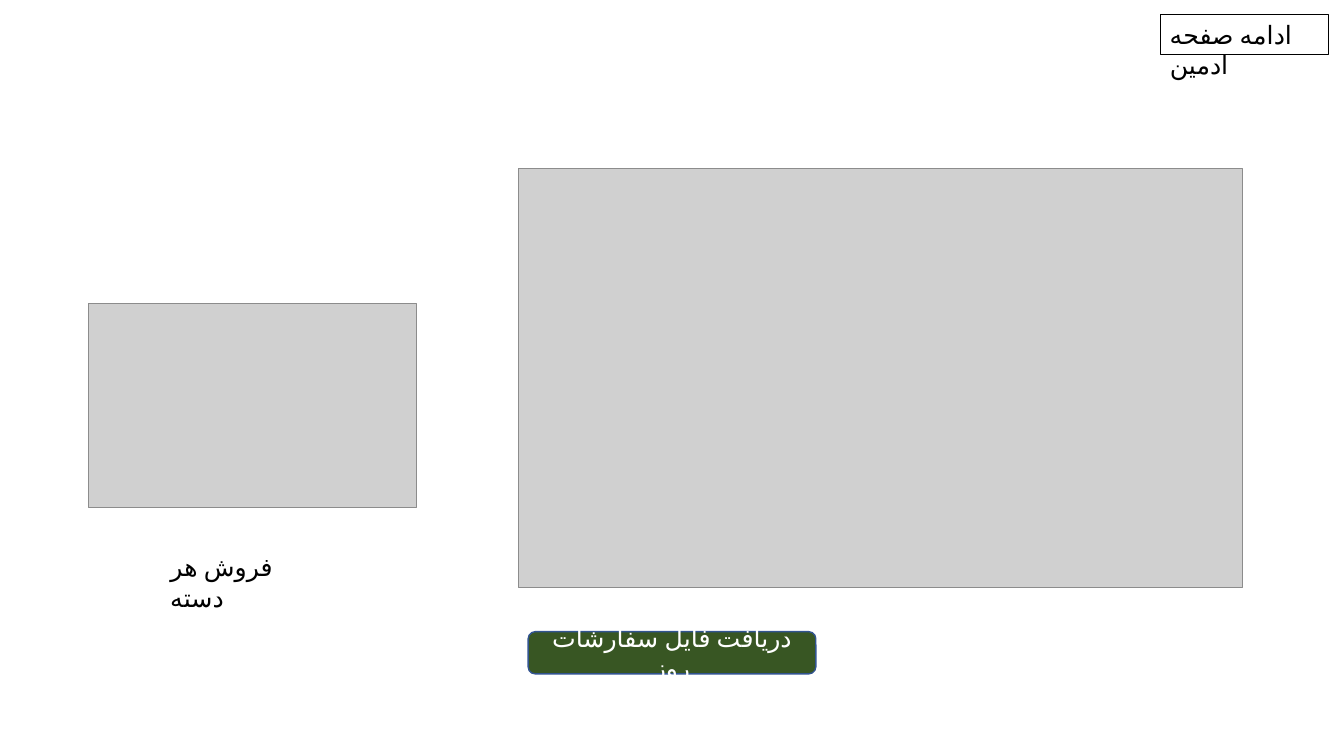
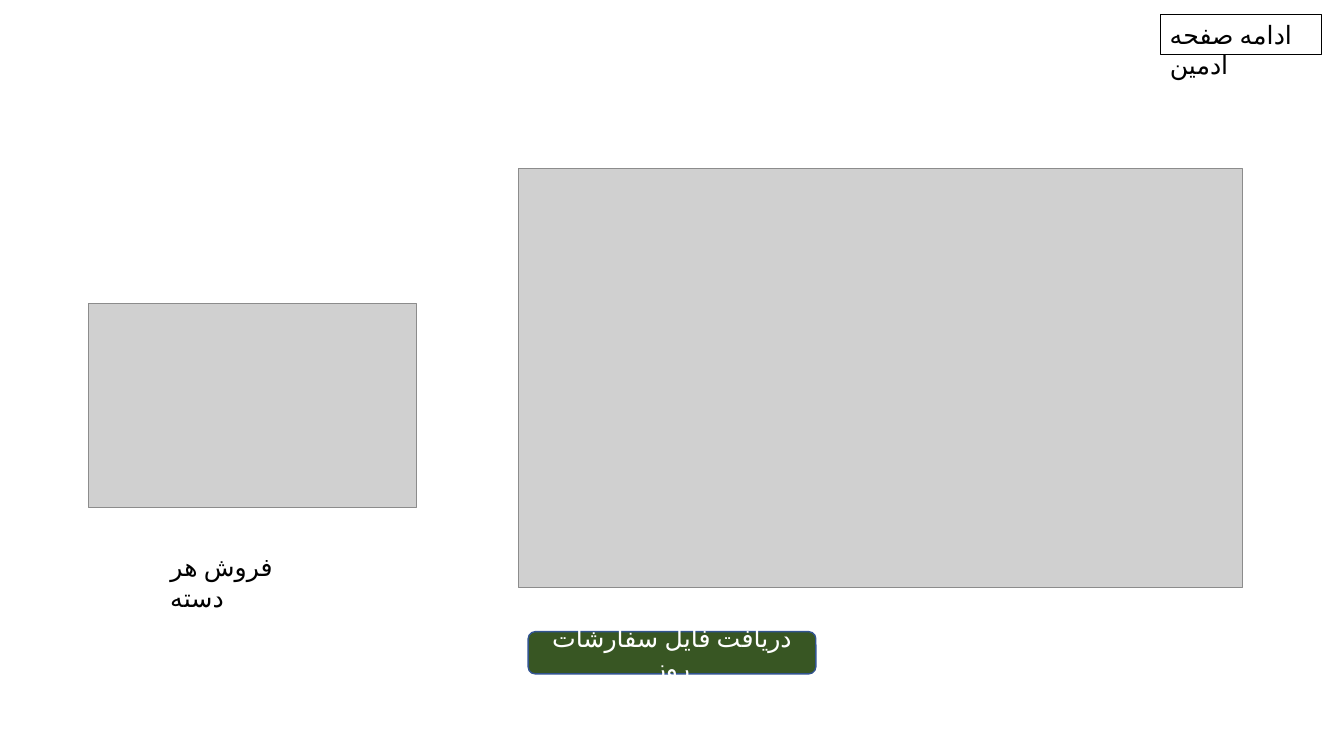
Before and after one commit to FatemehRahmanzadeh/Book_store_Persian_rtl, a slide deck: slide 6 of preview.pptx. Drawn at 1344x756 pixels with LibreOffice and Linux fonts; fonts in the diff are those of the drawing; grey boxes stand for pictures. Boxes give left, top, right and bottom in pixels: in the first picture for what was removed or moved away, otherwise in the second. Text is boxed around its words. In the diff, an @@ line names an element or a change of style, - is before the commit and + after.

```diff
--- a/preview.pptx
+++ b/preview.pptx
@@ rectangle "ادامه صفحه ادمین": place and size @@
-rectangle "ادامه صفحه ادمین" at <box>1160,14,1329,54</box>
+rectangle "ادامه صفحه ادمین" at <box>1160,14,1322,54</box>
```
Also in this commit, not shown: 4 other slides changed, 2 slides added, 46 other files.
